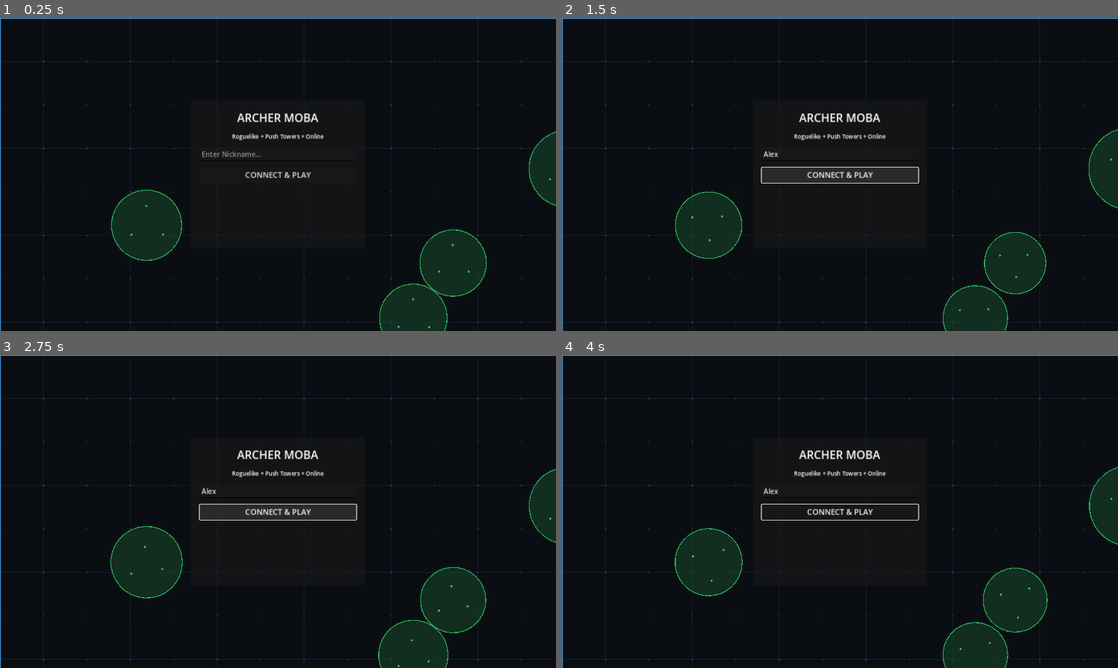
Above: before the commit, frames 1-4 (two rows, left to right).
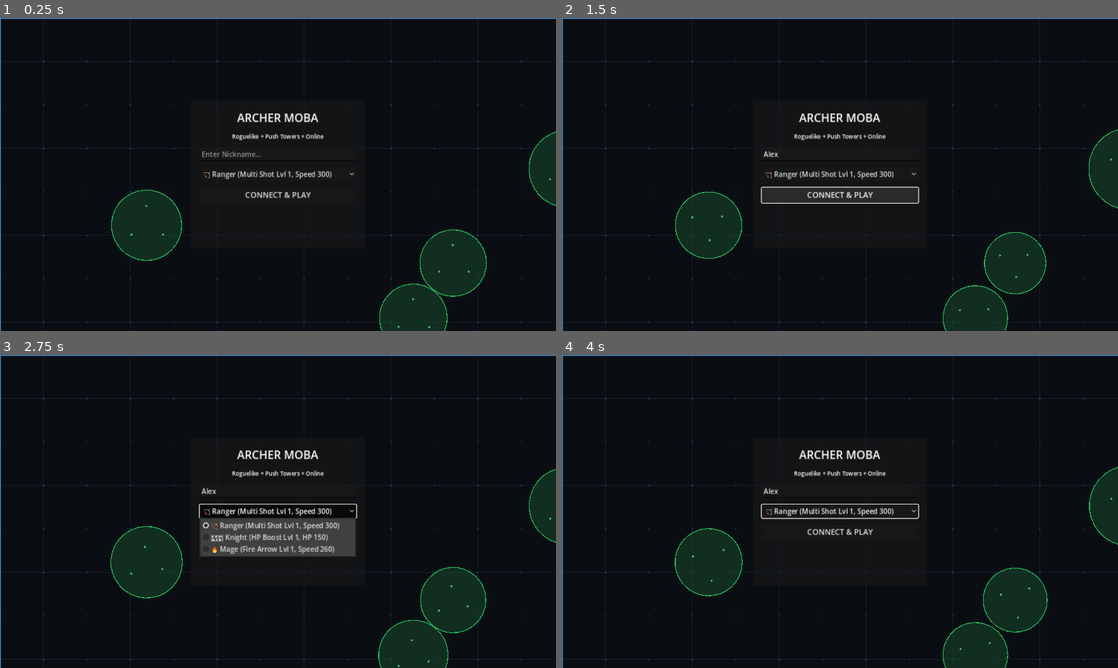
Above: after the commit, the same moments.

Repository: KYoiRyi/partygame-archer
Game: Godot game, scene res://Main.tscn
The game is run twice, just before and just after one commit, with the same random seed, the same clock (stepped at 60 frames per second) and the same inputs.
Inputs (mouse positions are in pixels of both pictures, inside the frame that each line leads up to):
- Up to frame 1 (0.25 s): no input
- Up to frame 2 (1.5 s): click (840, 155) at 0.52 s; type "Alex" at 0.6 s; click "CONNECT & PLAY" at 1.25 s
- Up to frame 3 (2.75 s): click (278, 511) at 2 s, where only the run after the commit has a clickable "🏹 Ranger (Multi Shot Lvl 1, S…"
- Up to frame 4 (4 s): move the mouse to (962, 495) at 2.77 s; hold D 2.78-3.5 s; click (962, 495) at 2.92 s; drag from (728, 527) to (812, 574) at 3.52 s

The runs differ from the first frame. In frame 1, 0.5% of the frame differs, in the area x 36-64%, y 48-58%; in frame 2, 0.9%; in frame 3, 4.4%, in the area x 35-65%, y 47-65%; in frame 4, 0.7%.

Commit message:
feat: implement character selection (Knight, Mage, Ranger) and fix nil-channel deadlock for bots

Diff:
--- a/client/Main.gd
+++ b/client/Main.gd
@@ -42,6 +42,7 @@
 var aim_center: Vector2 = Vector2.ZERO
 var aim_pos: Vector2 = Vector2.ZERO
 var aim_touch_index: int = -1
+var hero_select_btn: OptionButton
 
 # --- Skill Mapping ---
 const SKILL_NAMES = {
@@ -70,6 +71,15 @@
 
 	# Automatically hide the ServerInput LineEdit to avoid UI confusion
 	$UI/Lobby/Panel/VBox/ServerInput.visible = false
+
+	# Dynamic OptionButton for Hero Selection
+	hero_select_btn = OptionButton.new()
+	hero_select_btn.add_item("🏹 Ranger (Multi Shot Lvl 1, Speed 300)", 0)
+	hero_select_btn.add_item("🛡️ Knight (HP Boost Lvl 1, HP 150)", 1)
+	hero_select_btn.add_item("🔥 Mage (Fire Arrow Lvl 1, Speed 260)", 2)
+	hero_select_btn.selected = 0
+	$UI/Lobby/Panel/VBox.add_child(hero_select_btn)
+	$UI/Lobby/Panel/VBox.move_child(hero_select_btn, $UI/Lobby/Panel/VBox.get_child_count() - 2)
 
 	# 1. Connect UI Signals
 	$UI/Lobby/Panel/VBox/JoinButton.pressed.connect(_on_join_pressed)
@@ -294,8 +304,9 @@
 		else:
 			server_url = "ws://localhost:8090/ws"
 
-	# Append query param for nickname
-	var ws_url = server_url + "?name=" + nickname.uri_encode()
+	# Append query param for nickname and hero class selection
+	var selected_hero_idx = hero_select_btn.selected
+	var ws_url = server_url + "?name=" + nickname.uri_encode() + "&hero=" + str(selected_hero_idx)
 
 	add_chat_message("System", "Connecting to " + ws_url + "...")
 
@@ -1028,7 +1039,22 @@
 
 		# Cybernetic armor core
 		world_node.draw_circle(p_pos, base_r, Color(0.08, 0.1, 0.13, p_alpha))
-		world_node.draw_circle(p_pos, base_r - 4.0, col)
+
+		# Draw styling according to Hero class
+		var hero_class_str = _get_safe_string(p, "hero", "ranger")
+		if hero_class_str == "knight":
+			# Knight: heavy gold trim
+			world_node.draw_circle(p_pos, base_r - 2.0, Color(0.8, 0.6, 0.1, p_alpha))
+			world_node.draw_circle(p_pos, base_r - 5.0, col)
+		elif hero_class_str == "mage":
+			# Mage: glowing energy core with violet orbit
+			world_node.draw_circle(p_pos, base_r - 4.0, col)
+			var magic_a = time_ms * 0.004
+			var glyph_pos = p_pos + Vector2(cos(magic_a), sin(magic_a)) * (base_r - 6.0)
+			world_node.draw_circle(glyph_pos, 3.0, Color(0.7, 0.3, 1.0, p_alpha))
+		else:
+			# Ranger: standard core
+			world_node.draw_circle(p_pos, base_r - 4.0, col)
 
 		# Energy center
 		world_node.draw_circle(p_pos, 8.0, Color.WHITE * Color(1, 1, 1, p_alpha * 0.9))
@@ -1070,7 +1096,15 @@
 		var p_name = _get_safe_string(p, "name", "Archer")
 		if _get_safe_bool(p, "is_bot", false):
 			p_name = "🤖 " + p_name
-		var badge_str = "Lvl " + str(_get_safe_int(p, "level", 1)) + " " + p_name
+
+		var hero_cls = _get_safe_string(p, "hero", "ranger")
+		var hero_emoji = "🏹"
+		if hero_cls == "knight":
+			hero_emoji = "🛡️"
+		elif hero_cls == "mage":
+			hero_emoji = "🔥"
+
+		var badge_str = "Lvl " + str(_get_safe_int(p, "level", 1)) + " " + hero_emoji + " " + p_name
 		world_node.draw_string(system_font, p_pos + Vector2(-60, -42), badge_str, HORIZONTAL_ALIGNMENT_CENTER, 120, 12, acc)
 
 		# Health Bar
Not shown, changed: dist/index.html
Not shown, changed: dist/index.pck
Not shown, changed: server/player.go
Not shown, changed: server/room.go
Not shown, changed: server/types.go
